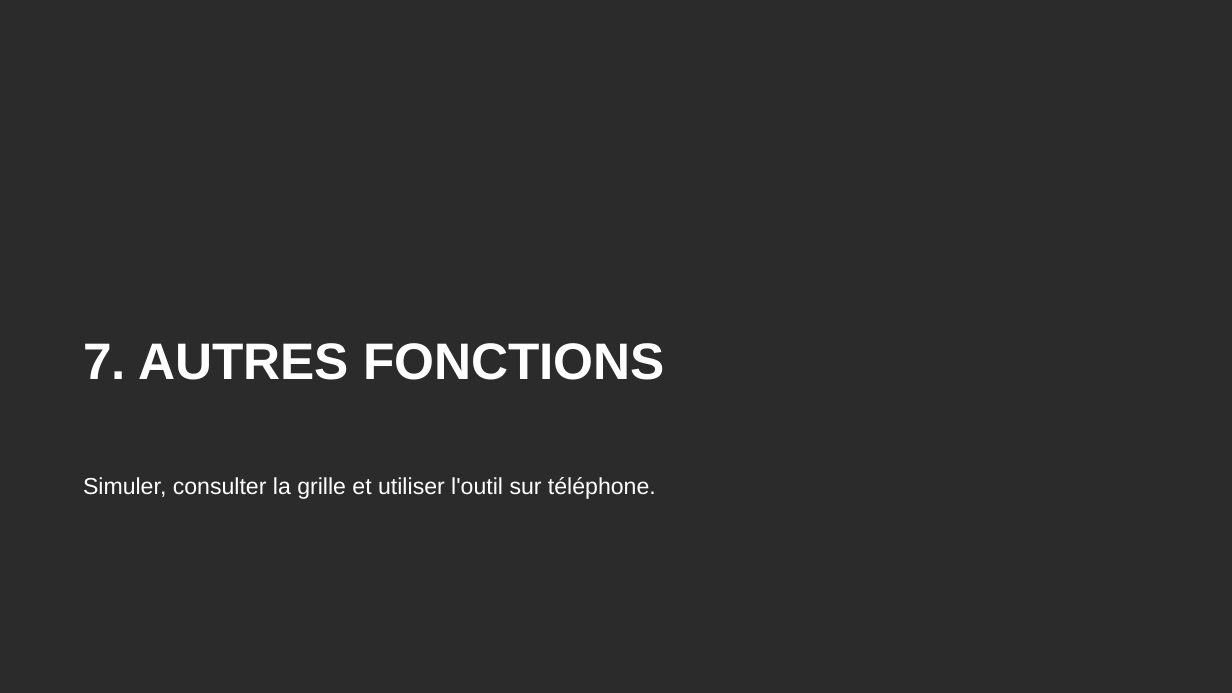
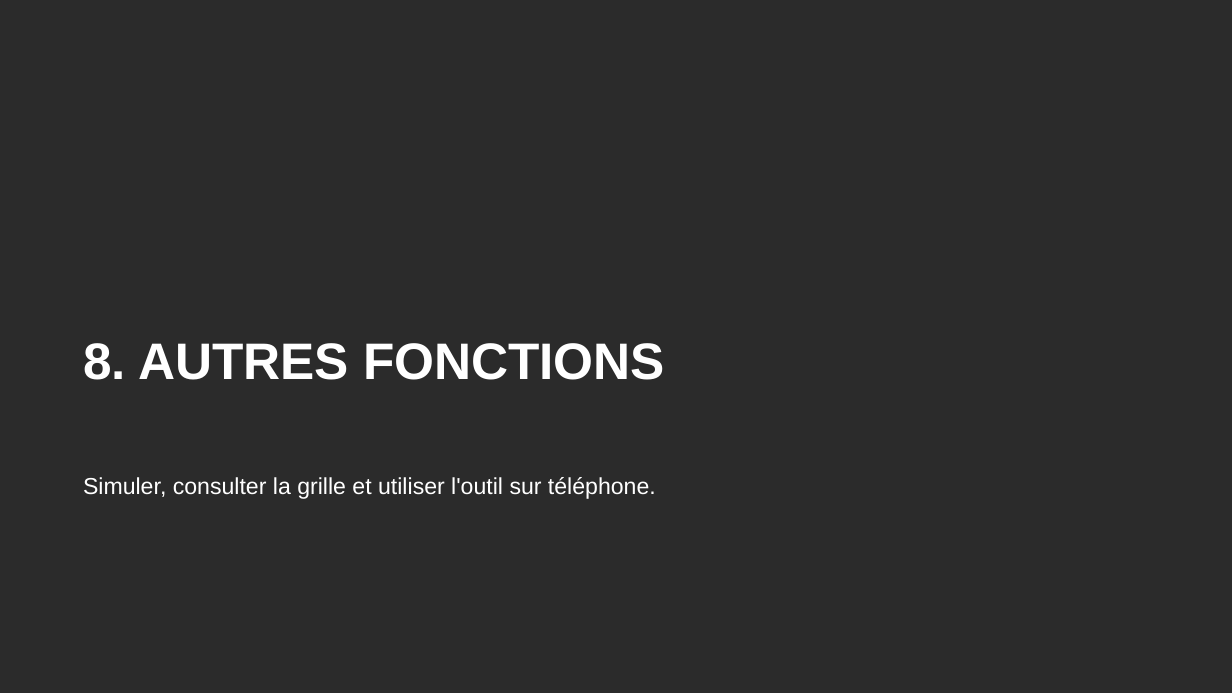
Before and after one commit to tariqeddoumi/Entreprise-scoring-cl, a slide deck: slide 55 of docs/guides/Guide_utilisateur_outil_notation.pptx (slide 46 before the commit). Drawn at 1232x693 pixels with LibreOffice and Linux fonts; fonts in the diff are those of the drawing; background and template pictures are left out; a plain dark background stands for a picture behind light text. Boxes give left, top, right and bottom in pixels: in the first picture for what was removed or moved away, otherwise in the second. Text is boxed around its words. In the diff, an @@ line names an element or a change of style, - is before the commit and + after.

```diff
--- a/docs/guides/Guide_utilisateur_outil_notation.pptx
+++ b/docs/guides/Guide_utilisateur_outil_notation.pptx
@@ title at <box>83,343,665,380</box>: text changed @@
-7. AUTRES FONCTIONS
+8. AUTRES FONCTIONS
```
Also in this commit, not shown: 11 other slides changed, 9 slides added, 3 other files.
